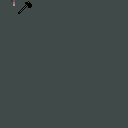
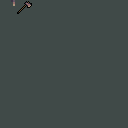
The second (128, 128) image is a revision of the first. Changes to its layers:
painted on "Iron" (1st of 2, in "Axes") over [left=17, top=1, right=32, bottom=14]
